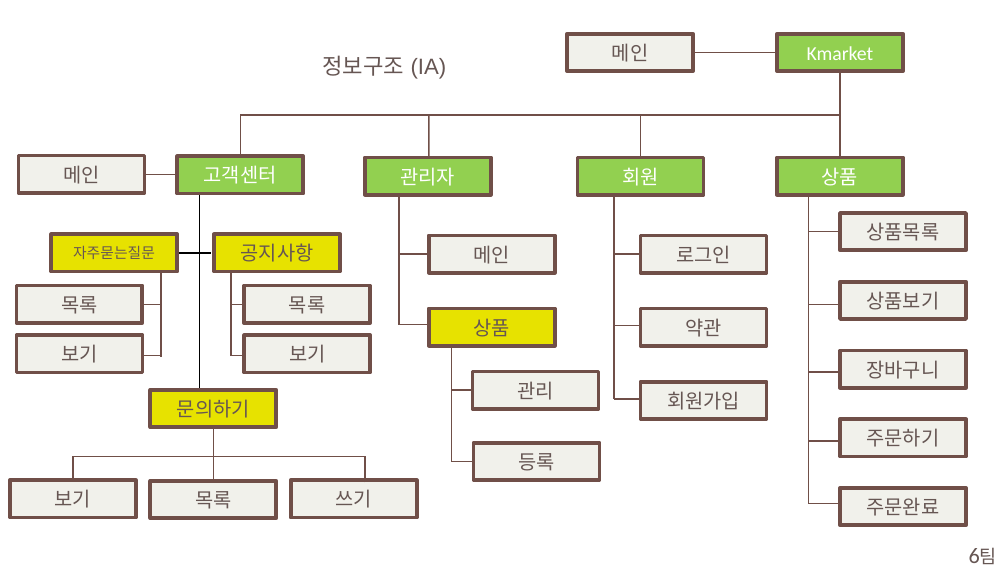
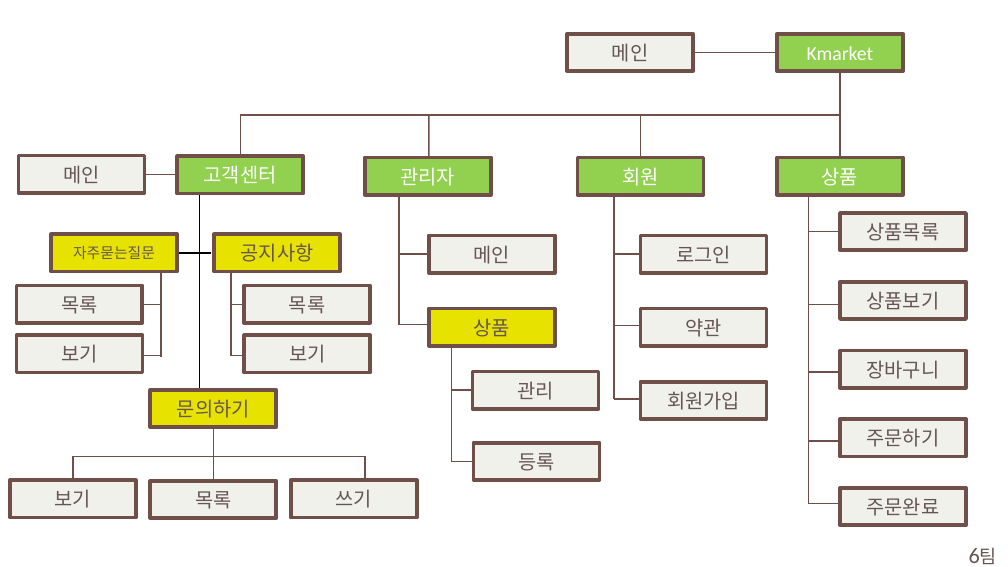
Before and after one commit to KimDongGeun200418/Kmarket1, a slide deck: slide 21 of 보고서/6팀_프로젝트 발표보고서.pptx. Drawn at 1008x567 pixels with LibreOffice and Linux fonts; fonts in the diff are those of the drawing; background and template pictures are left out. Boxes give left, top, right and bottom in pixels: in the first picture for what was removed or moved away, otherwise in the second. Text is boxed around its words. In the diff, an @@ line names an element or a change of style, - is before the commit and + after.

```diff
--- a/보고서/6팀_프로젝트 발표보고서.pptx
+++ b/보고서/6팀_프로젝트 발표보고서.pptx
@@ text removed at (x1=323, y1=55, x2=447, y2=79) @@
-정보구조 (IA)
```
Also in this commit, not shown: 1 other slide changed, 4 other files.
